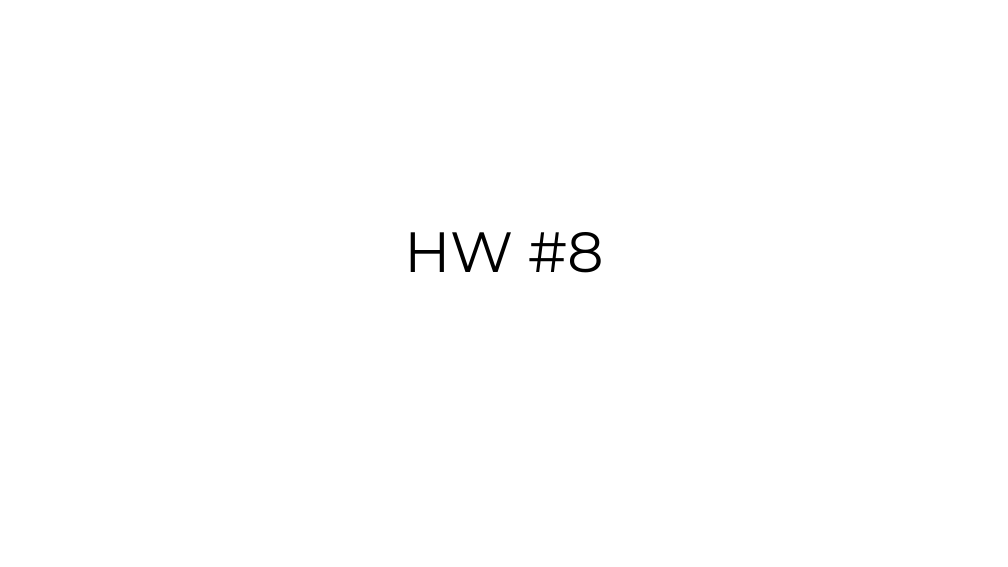
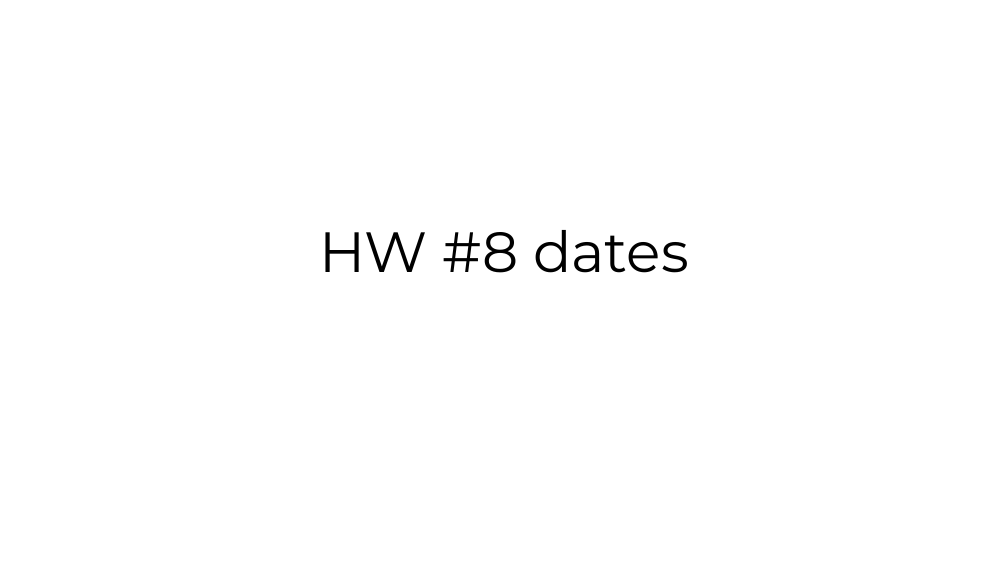
Before and after one commit to Chenct-jonathan/25ss_PyLab, a slide deck: slide 2 of slides/Python_Workshop_9.pptx. Drawn at 1008x567 pixels with LibreOffice and Linux fonts; fonts in the diff are those of the drawing. Boxes give left, top, right and bottom in pixels: in the first picture for what was removed or moved away, otherwise in the second. Text is boxed around its words. In the diff, an @@ line names an element or a change of style, - is before the commit and + after.

```diff
--- a/slides/Python_Workshop_9.pptx
+++ b/slides/Python_Workshop_9.pptx
@@ title at (319,230,689,273): text changed @@
-HW #8
+HW #8 dates
```
Also in this commit, not shown: 4 other slides changed, 8 slides added.
